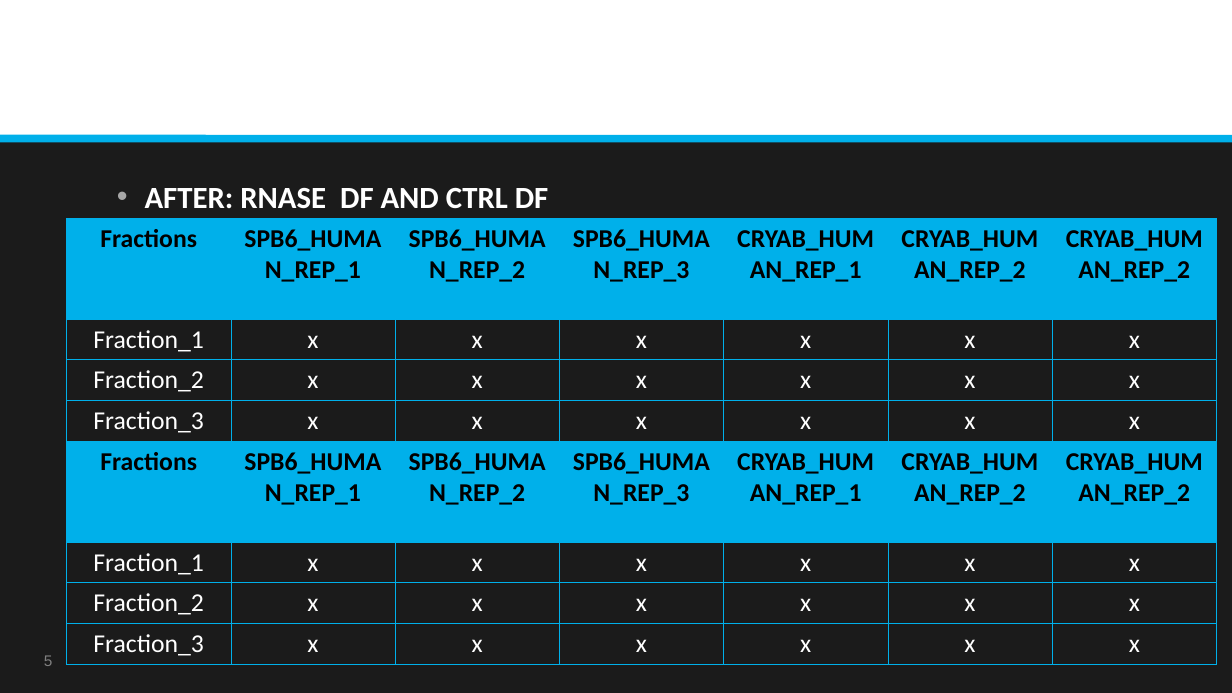
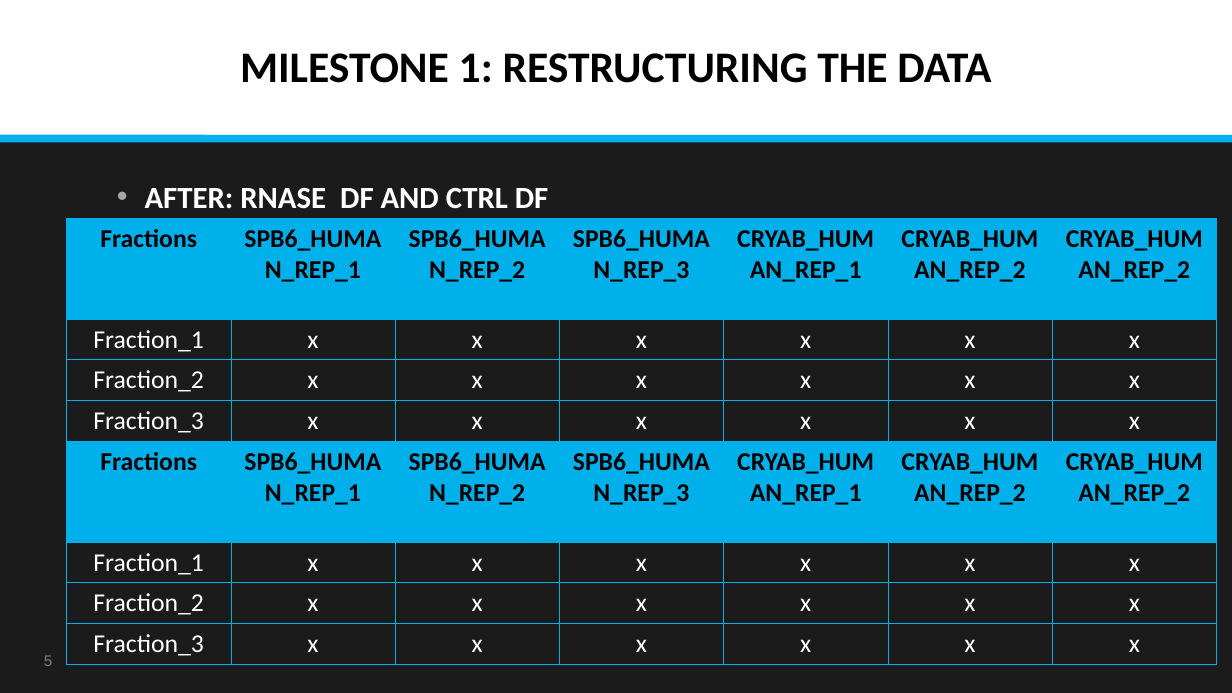
Before and after one commit to datascience-mobi-2022/2022-topic-03-team-04, a slide deck: slide 5 of final/Data Analysis Project SS22_Final Presentation_Topic 3_Team 4.pptx. Drawn at 1232x693 pixels with LibreOffice and Linux fonts; fonts in the diff are those of the drawing. Boxes give left, top, right and bottom in pixels: in the first picture for what was removed or moved away, otherwise in the second. Text is boxed around its words. In the diff, an @@ line names an element or a change of style, - is before the commit and + after.

```diff
--- a/final/Data Analysis Project SS22_Final Presentation_Topic 3_Team 4.pptx
+++ b/final/Data Analysis Project SS22_Final Presentation_Topic 3_Team 4.pptx
@@ text added at (240, 53, 991, 83), 34 pt, text #000000, bold @@
+MILESTONE 1: RESTRUCTURING THE DATA
```
Also in this commit, not shown: 14 other slides changed.
